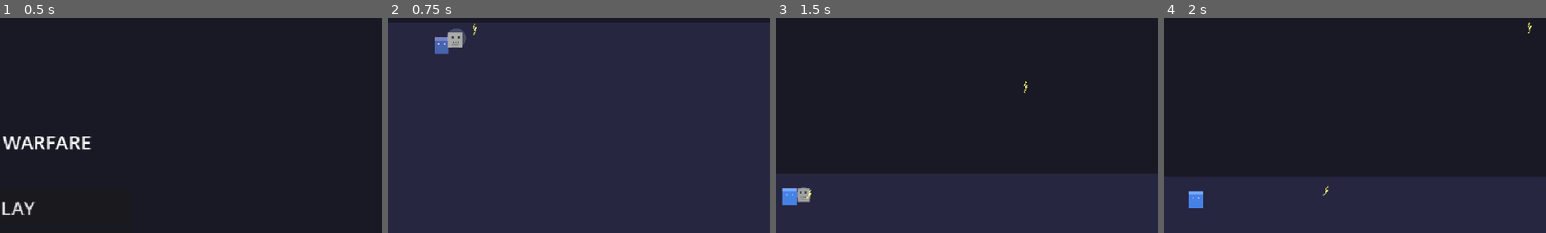
Above: before the commit, frames 1-4 (left to right).
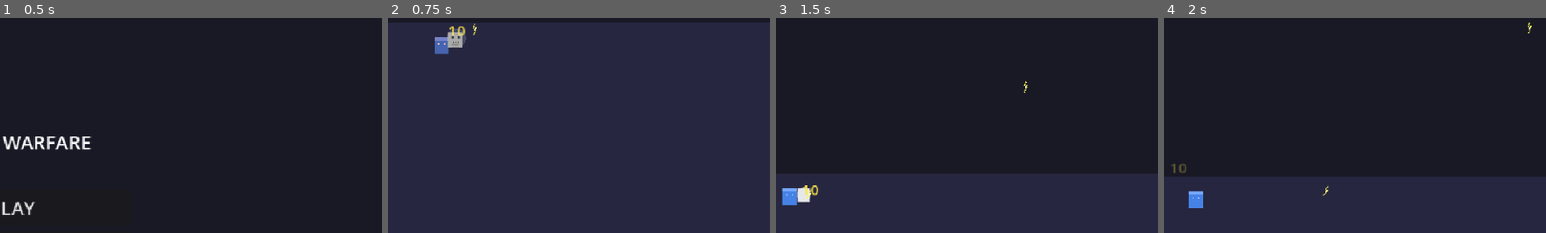
Above: after the commit, the same moments.

Repository: LshMakh/RealmWarfare
Game: Godot game, scene res://scenes/main_menu/main_menu.tscn
The game is run twice, just before and just after one commit, with the same random seed, the same clock (stepped at 60 frames per second) and the same inputs.
Inputs (mouse positions are % of the whole screen's width and height, from its top left):
- Up to frame 1 (0.5 s): no input
- Up to frame 2 (0.75 s): click "PLAY" at 0.5 s
- Up to frame 3 (1.5 s): move the mouse to (72, 45) at 1.27 s; hold D (move_right) from 1.28 s (still down); click (72, 45) at 1.42 s
- Up to frame 4 (2 s): keep holding D (move_right)
The pictures show only the part of the screen within x 48-98%, y 8-58%; the shares and areas given below are measured in that part.

Frame 1 is identical in both runs. In frame 2, 0.1% of the frame differs, in the area x 16-21%, y 3-9%; in frame 3, 0.3%, in the area x 5-11%, y 77-86%; in frame 4, less than 0.1%.

Commit message:
fix: AoE blessings now show hit flash and damage numbers
Thunder Ring and Storm Cloud called take_damage directly on
HealthComponent, bypassing the hurtbox hit signal. Added
damage_received signal to HealthComponent that fires on ANY
damage source. Enemy connects to it for visual feedback (flash
+ damage numbers) regardless of whether damage came from a
projectile or AoE effect.

Diff:
--- a/scripts/components/health_component.gd
+++ b/scripts/components/health_component.gd
@@ -2,6 +2,7 @@
 extends Node
 
 signal health_changed(new_health: int, max_health: int)
+signal damage_received(amount: int)
 signal died
 
 @export var max_health: int = 100
@@ -15,6 +16,7 @@
 
 func take_damage(amount: int) -> void:
 	current_health = max(current_health - amount, 0)
+	damage_received.emit(amount)
 	health_changed.emit(current_health, max_health)
 	if current_health <= 0:
 		died.emit()
--- a/scripts/entities/enemy_base.gd
+++ b/scripts/entities/enemy_base.gd
@@ -68,6 +68,7 @@
 func _ready() -> void:
 	add_to_group("enemies")
 	health_component.died.connect(_on_died)
+	health_component.damage_received.connect(_on_damage_received)
 	hurtbox.hit.connect(_on_hit)
 	hurtbox.health = health_component
 
@@ -464,9 +465,14 @@
 		draw_arc(Vector2.ZERO, radius * 0.6, 0, TAU, 24, Color(1.0, 0.3, 0.2, alpha * 0.5), 5.0)
 
 
-func _on_hit(from_hitbox: HitboxComponent) -> void:
+func _on_hit(_from_hitbox: HitboxComponent) -> void:
+	# Visual feedback handled by _on_damage_received for all damage sources
+	pass
+
+
+func _on_damage_received(amount: int) -> void:
 	_flash_hit()
-	_spawn_damage_number(from_hitbox.damage)
+	_spawn_damage_number(amount)
 
 
 func _flash_hit() -> void:
